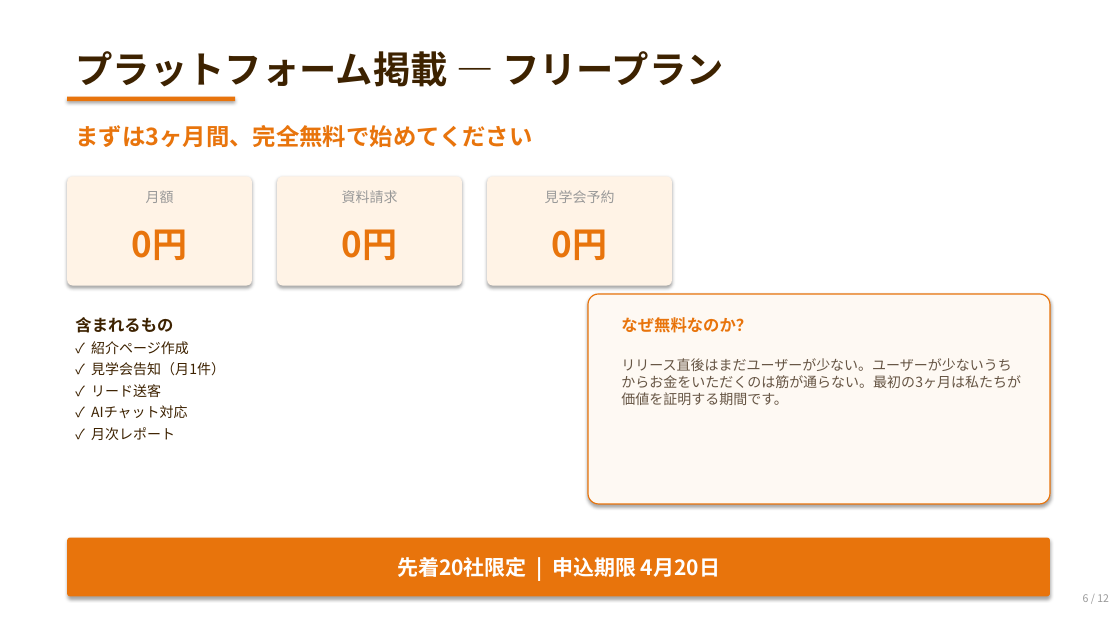
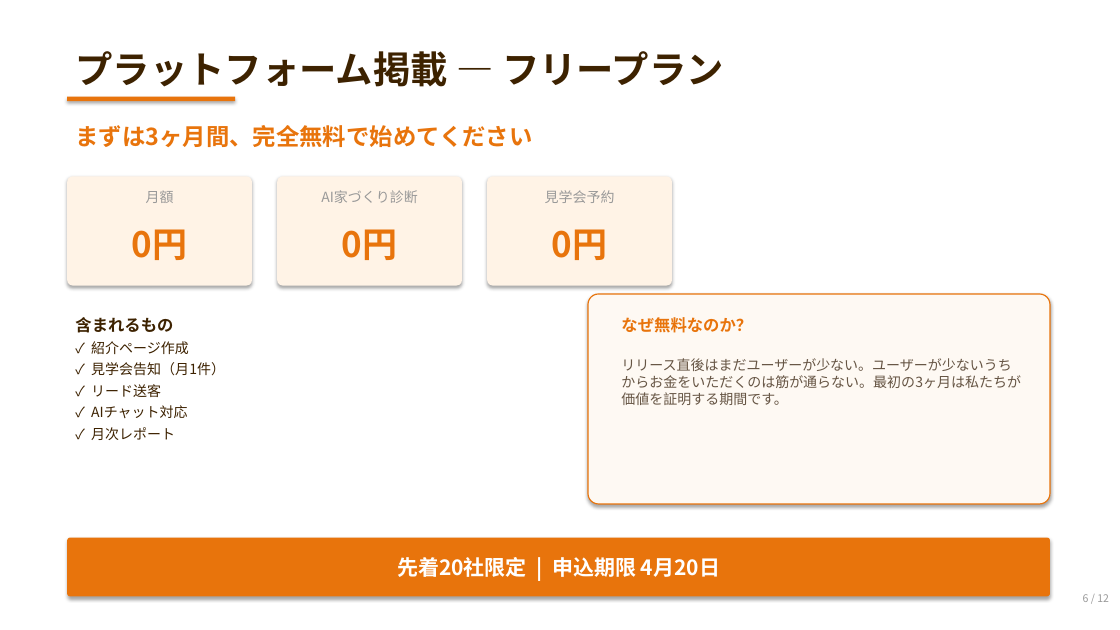
Before and after one commit to wazeka0412/payhome-next, a slide deck: slide 6 of docs/04_営業ツール/提案資料/営業提案書_v2.pptx. Drawn at 1120x630 pixels with LibreOffice and Linux fonts; fonts in the diff are those of the drawing. Boxes give left, top, right and bottom in pixels: in the first picture for what was removed or moved away, otherwise in the second. Text is boxed around its words. In the diff, an @@ line names an element or a change of style, - is before the commit and + after.

```diff
--- a/docs/04_営業ツール/提案資料/営業提案書_v2.pptx
+++ b/docs/04_営業ツール/提案資料/営業提案書_v2.pptx
@@ text at <box>321,190,417,203</box>: text changed @@
-資料請求
+AI家づくり診断
```
Also in this commit, not shown: 1 other slide changed, 24 other files.
